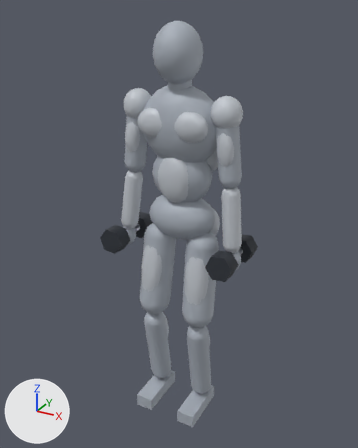
The glTF model public/models/exercises/walking-lunge.glb as it was, and as the next commit left it.
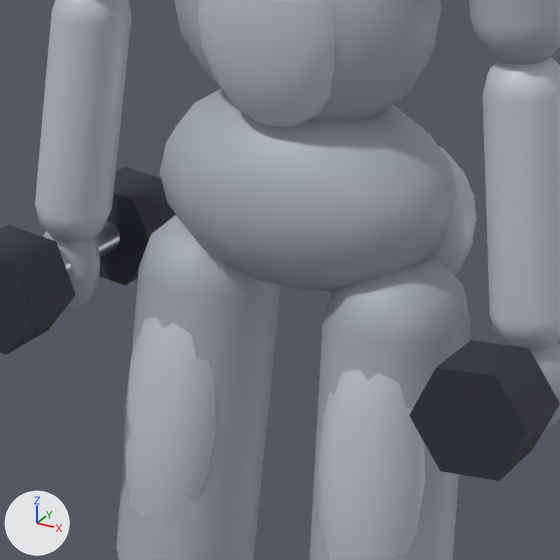
Each version is shown whole from a 50 mm lens placed at (0.918, -1.695, 1.761), pointed at (-0.01, -0.008, 0.918), then close up on the part from 32% to 67% of the width and 39% to 67% of the height. Every picture has the same lights, and +X, +Y and +Z are marked at lower left. The older version's two pictures come first. Where no turn or scale is listed for an object, it has been applied to the vertices.

In view in the first close-up: 'abdomen', 'abs', 'dumbbell_0_head-1', 'dumbbell_1_head-1', 'forearm_l', 'forearm_r', 'pelvis', 'quads_l', 'quads_r', 'thigh_l', 'thigh_r', 'upper_arm_l' and 5 more.
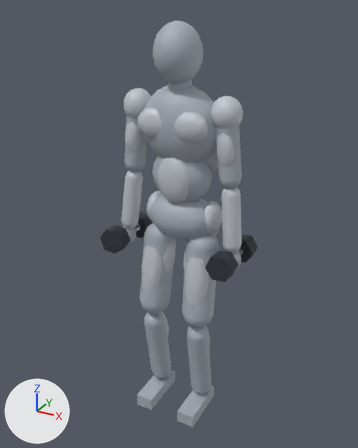
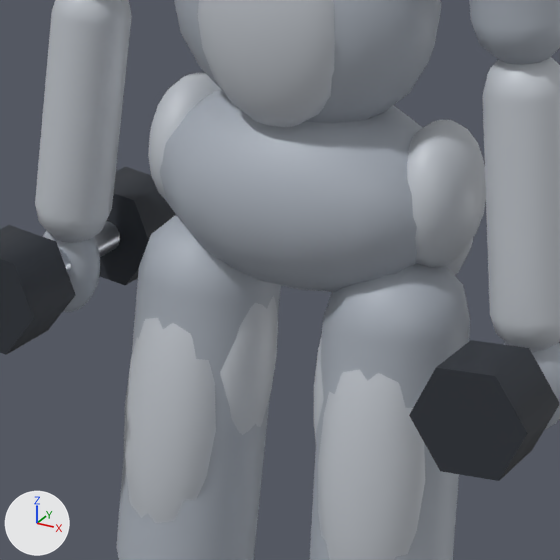
Edits to the scene script, one JSON object a line:
```json
{"op": "add", "block": "ob_abductor_r", "code": ["ob_abductor_r = bpy.data.objects.new('abductor_r', me_mesh_1)", "ob_abductor_r.parent = ob_hips", "ob_abductor_r.location = (-0.13, 0.015, 0.0)", "ob_abductor_r.scale = (0.04, 0.06, 0.07)"]}
{"op": "add", "block": "ob_adductor_r", "code": ["ob_adductor_r = bpy.data.objects.new('adductor_r', me_mesh_1)", "ob_adductor_r.parent = ob_hip_r", "ob_adductor_r.location = (0.045, 0.0, -0.14)", "ob_adductor_r.scale = (0.03, 0.045, 0.11)"]}
{"op": "add", "block": "ob_abductor_l", "code": ["ob_abductor_l = bpy.data.objects.new('abductor_l', me_mesh_1)", "ob_abductor_l.parent = ob_hips", "ob_abductor_l.location = (0.13, 0.015, 0.0)", "ob_abductor_l.scale = (0.04, 0.06, 0.07)"]}
{"op": "add", "block": "ob_adductor_l", "code": ["ob_adductor_l = bpy.data.objects.new('adductor_l', me_mesh_1)", "ob_adductor_l.parent = ob_hip_l", "ob_adductor_l.location = (-0.045, 0.0, -0.14)", "ob_adductor_l.scale = (0.03, 0.045, 0.11)"]}
```

What differs and where, as boxes [x1, y1, x2, y2] in the close-ups (560 x 560 px):
```json
{"object": "abductor_l", "change": "added", "after": [407, 120, 486, 268]}
{"object": "adductor_r", "change": "added", "after": [220, 296, 278, 435]}
{"object": "abductor_r", "change": "added", "after": [148, 73, 221, 201]}
{"object": "adductor_l", "change": "added", "after": [314, 334, 324, 440]}
{"object": "glute_l", "change": "unchanged, covered by the edit", "before": [433, 146, 477, 276], "after": [445, 239, 473, 276]}
```
